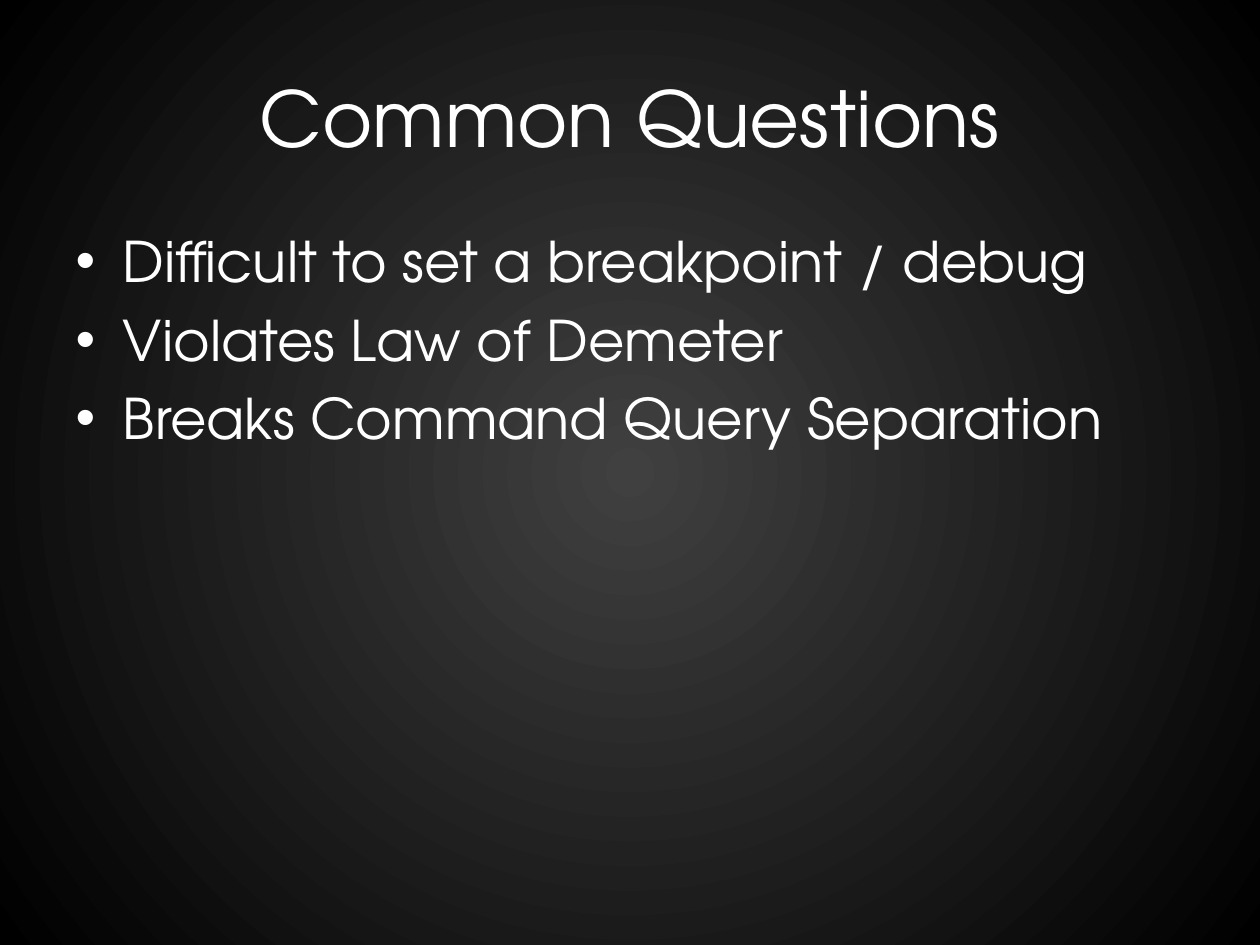
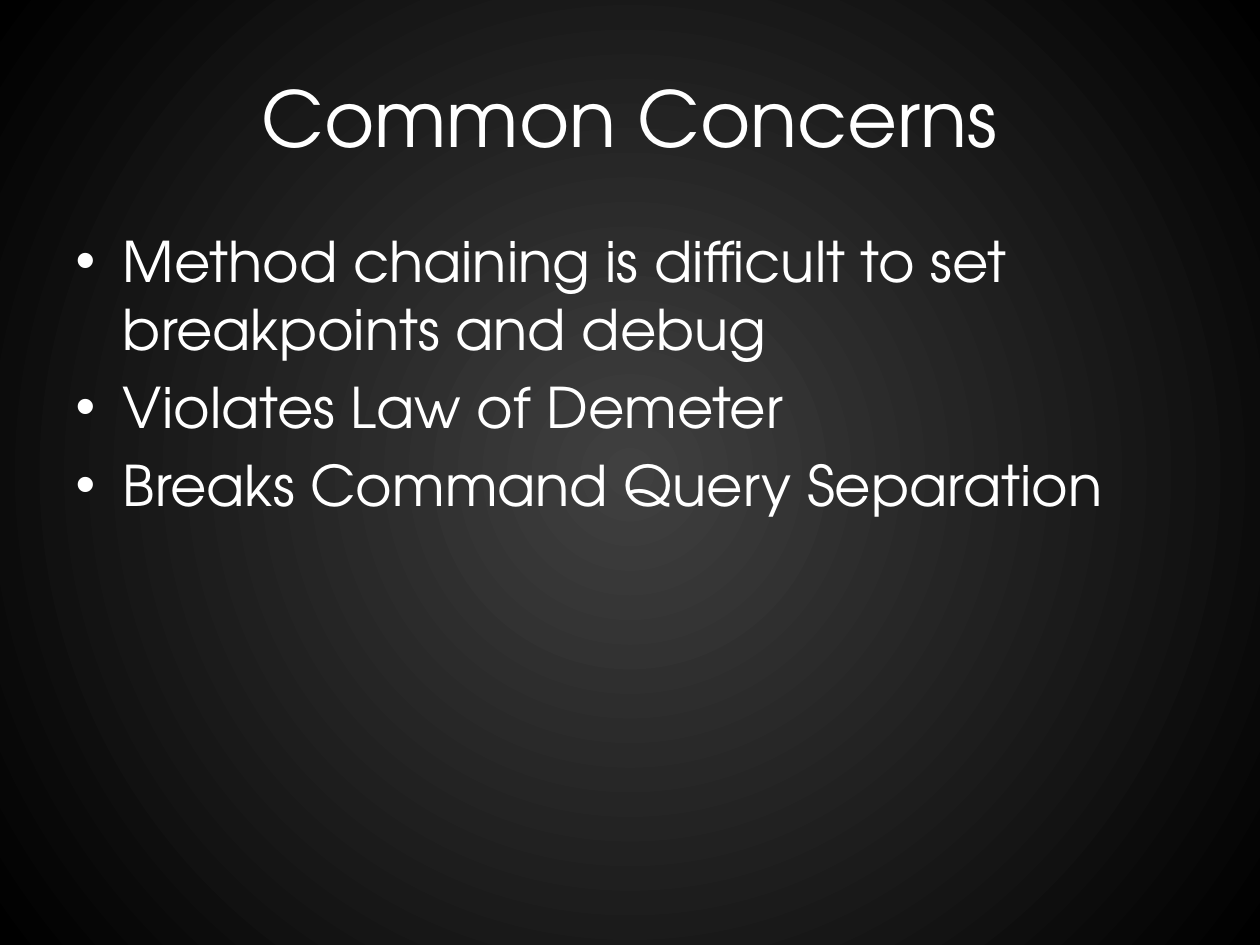
Before and after one commit to RookieOne/Evolve-Your-Code, a slide deck: slide 57 of EvolveYourCode.pptx (slide 31 before the commit). Drawn at 1260x945 pixels with LibreOffice and Linux fonts; fonts in the diff are those of the drawing. Boxes give left, top, right and bottom in pixels: in the first picture for what was removed or moved away, otherwise in the second. Text is boxed around its words. In the diff, an @@ line names an element or a change of style, - is before the commit and + after.

```diff
--- a/EvolveYourCode.pptx
+++ b/EvolveYourCode.pptx
@@ title at (x1=262, y1=89, x2=998, y2=148): text changed @@
-Common Questions
+Common Concerns
@@ text at (x1=123, y1=240, x2=1007, y2=362): text changed @@
-• Difficult to set a breakpoint / debug
+• Method chaining is difficult to set breakpoints and debug
```
Also in this commit, not shown: 24 other slides changed, 33 slides added, 12 slides removed, 34 other files.
